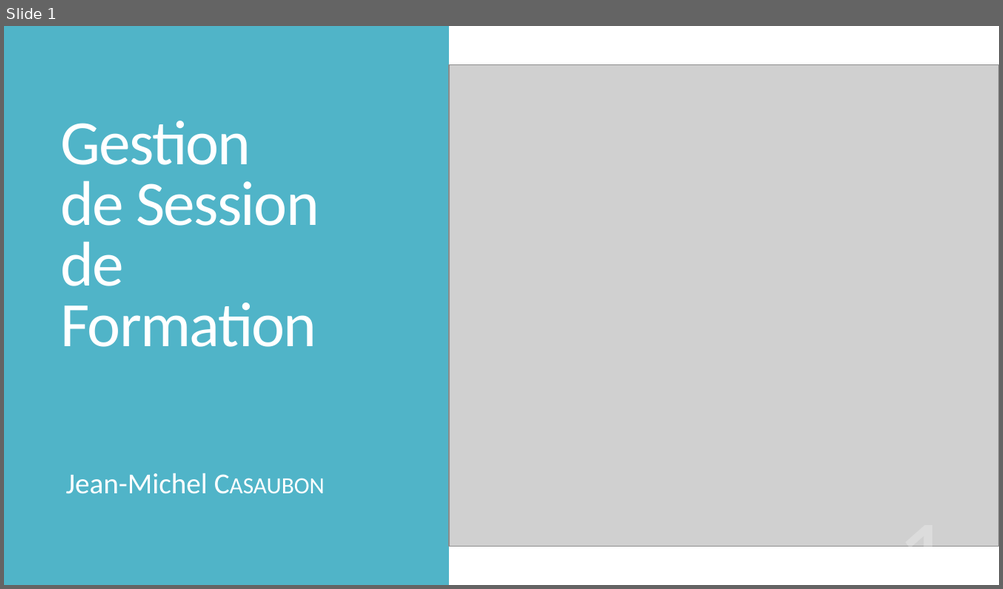
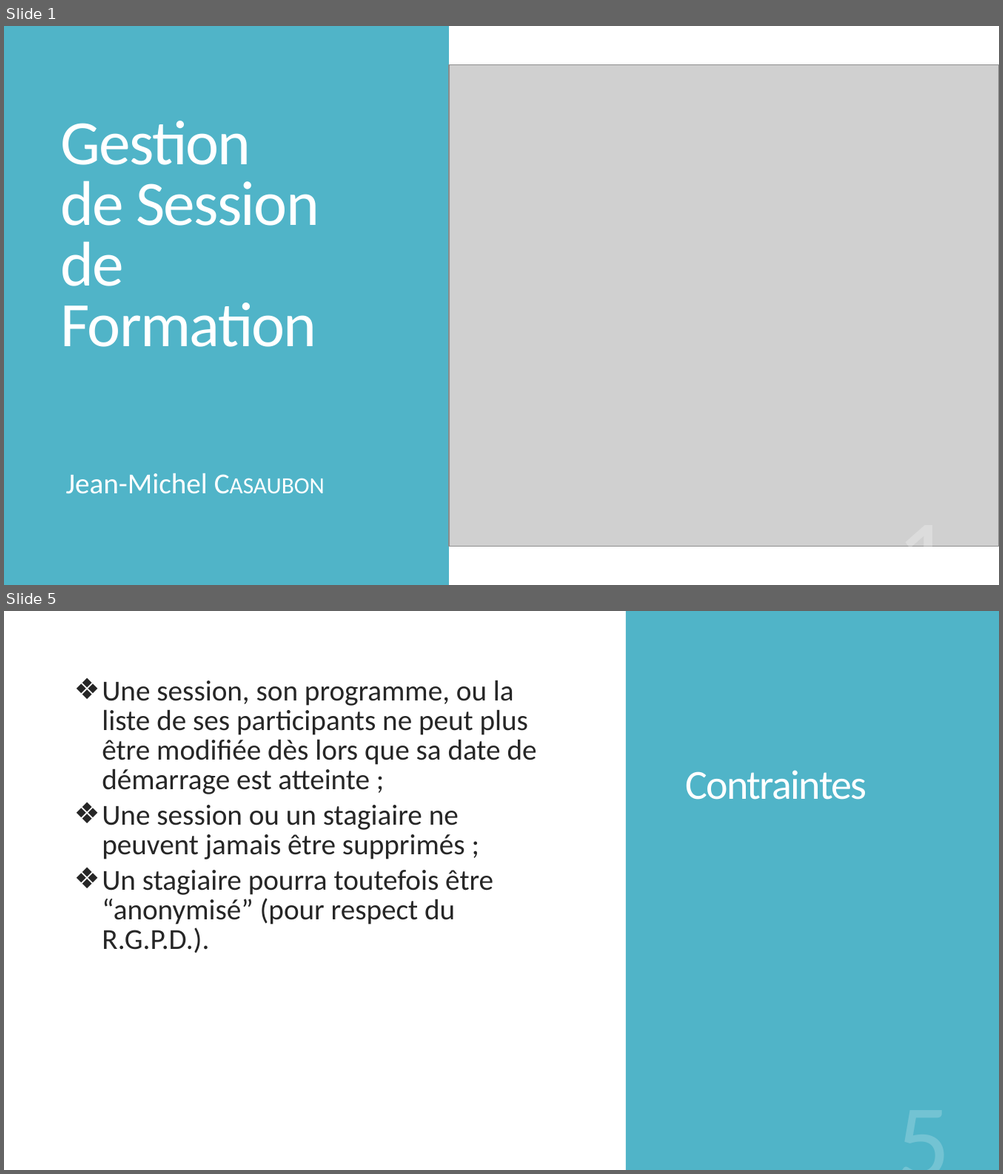
Before and after one commit to jmcasaubon/ProjGestSessForm, a slide deck: design/Présentation GSF.pptx. Shown one above the other, each under a label of ours: slide 1 before the commit, slides 1 and 5 after it; the slides between them are not shown. The pictures are 1003x589 and 1003x1174 pixels, drawn with LibreOffice and Linux fonts; fonts in the diff are those of the drawing; grey boxes stand for pictures. Boxes give left, top, right and bottom in pixels: in the first picture for what was removed or moved away, otherwise in the second. Text is boxed around its words. In the diff, an @@ line names an element or a change of style, - is before the commit and + after.

```diff
--- a/design/Présentation GSF.pptx
+++ b/design/Présentation GSF.pptx
@@ slide 5 added at (4, 611, 999, 1170), background #FFFFFF @@
@@ rectangle added at (626, 611, 999, 1170), fill #50B4C8 @@
@@ text added at (102, 680, 537, 954), 28 pt, text #262626 @@
+  ❖ Une session, son programme, ou la liste de ses participants ne peut plus être modifiée dès lors que sa date de démarrage est atteinte ;
+  ❖ Une session ou un stagiaire ne peuvent jamais être supprimés ;
+  ❖ Un stagiaire pourra toutefois être “anonymisé” (pour respect du R.G.P.D.).
@@ title added at (686, 770, 867, 800), 40 pt, text #FFFFFF @@
+Contraintes
@@ page number added at (719, 1091, 958, 1170), 103 pt, text #FFFFFF at 20% opacity @@
+5
```
Also in this commit, not shown: 3 slides changed, 22 other slides added, 3 other files.
